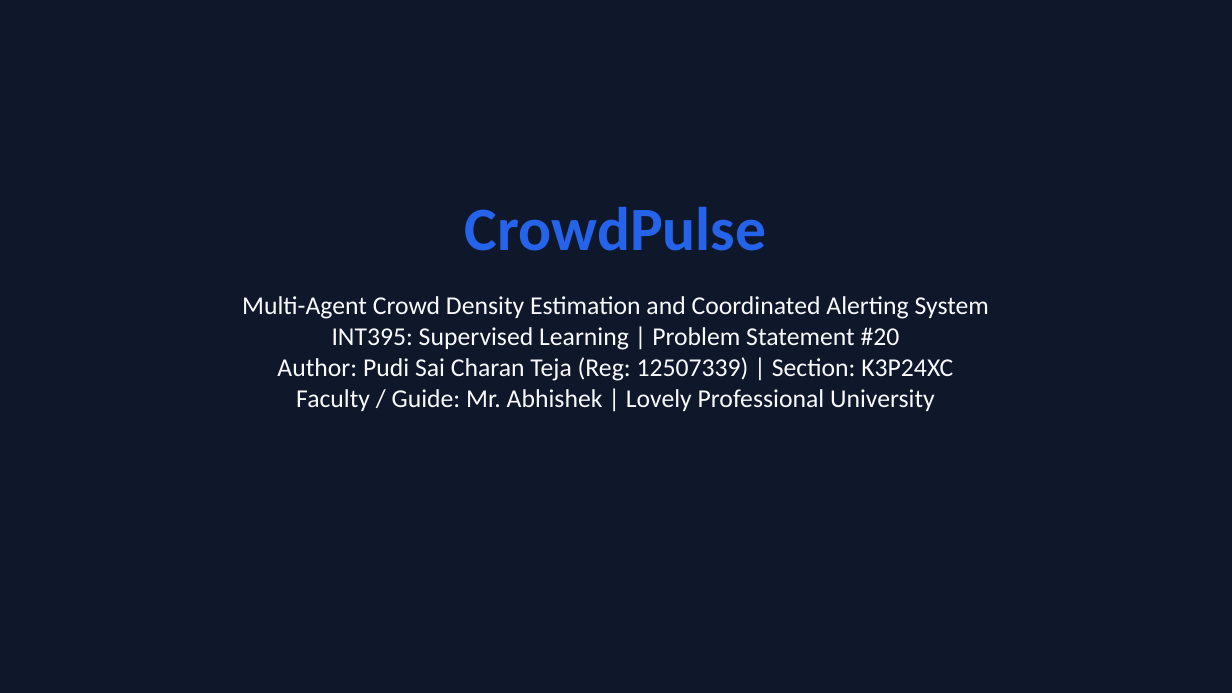
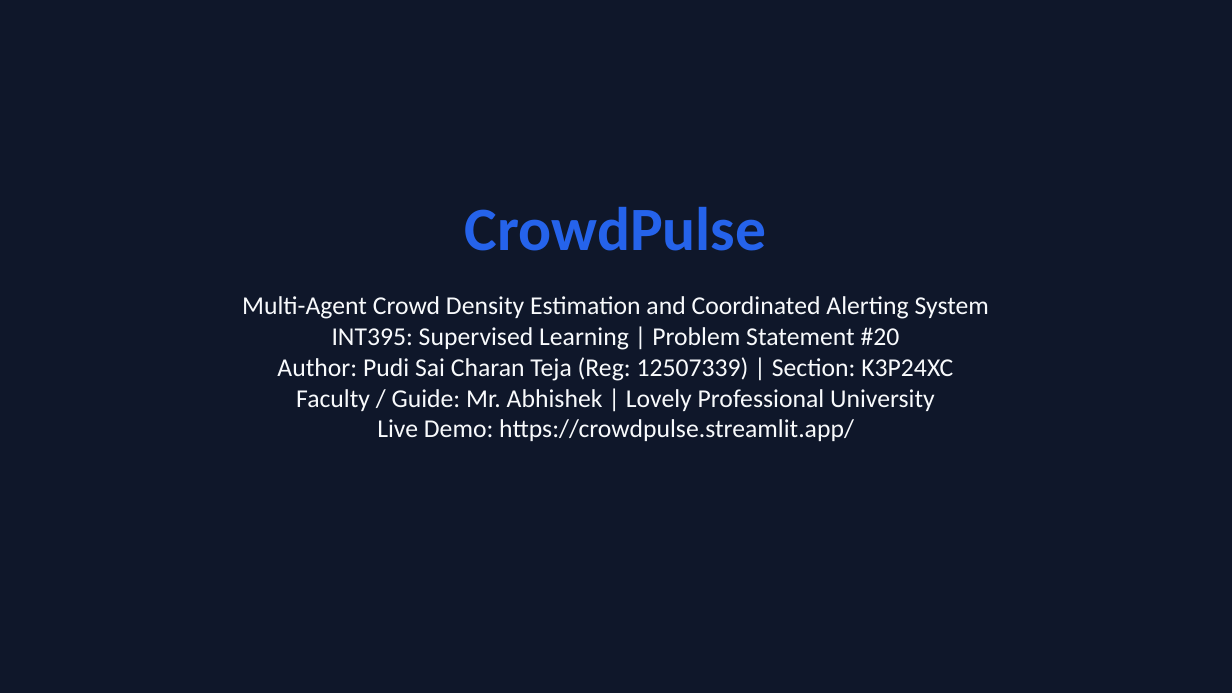
Before and after one commit to Saicharantejapudi/CrowdPulse, a slide deck: slide 1 of docs/CrowdPulse_Individual_Presentation.pptx. Drawn at 1232x693 pixels with LibreOffice and Linux fonts; fonts in the diff are those of the drawing. Boxes give left, top, right and bottom in pixels: in the first picture for what was removed or moved away, otherwise in the second. Text is boxed around its words. In the diff, an @@ line names an element or a change of style, - is before the commit and + after.

Commit message:
fixed streamlit add unpickler compatibility hook for _loss and import shap

```diff
--- a/docs/CrowdPulse_Individual_Presentation.pptx
+++ b/docs/CrowdPulse_Individual_Presentation.pptx
@@ text at (242,296,989,441): text changed @@
-Multi-Agent Crowd Density Estimation and Coordinated Alerting System
-INT395: Supervised Learning | Problem Statement #20
-Author: Pudi Sai Charan Teja (Reg: 12507339) | Section: K3P24XC
-Faculty / Guide: Mr. Abhishek | Lovely Professional University
+Multi-Agent Crowd Density Estimation and Coordinated Alerting System
+INT395: Supervised Learning | Problem Statement #20
+Author: Pudi Sai Charan Teja (Reg: 12507339) | Section: K3P24XC
+Faculty / Guide: Mr. Abhishek | Lovely Professional University
+Live Demo: https://crowdpulse.streamlit.app/
```
Also in this commit, not shown: 1 other slide changed, 10 other files.
